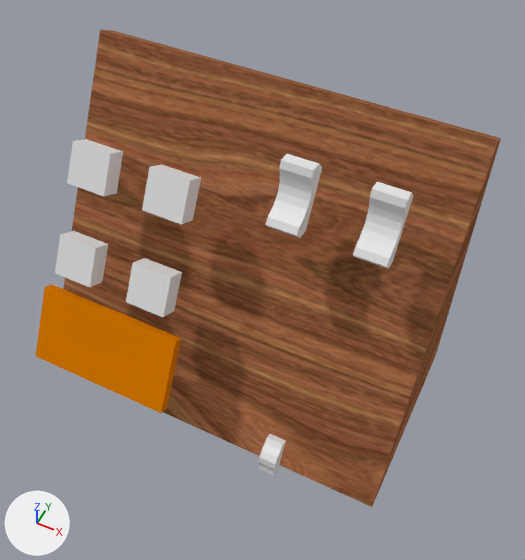
Renders of the Blender file Alex's blender files/MIXING DESK/CURRENT UNITY VERSION/Mixing Desk.blend from each side of a commit.
Camera for both pictures: a camera (50 mm lens) standing at (0.219, -0.405, 0.635) and looking at (0.03, -0.026, 0.161). Every picture has the same lights, and +X, +Y and +Z are marked at lower left.

Objects in the first picture: 'CENSOR BUTTON', 'MUTE BUTTON 1', 'MUTE BUTTON 2', 'MUTE BUTTON 3', 'MUTE BUTTON 4', 'broadcast volume slider', 'crossfade', 'master volume slider', 'wooden stand '.
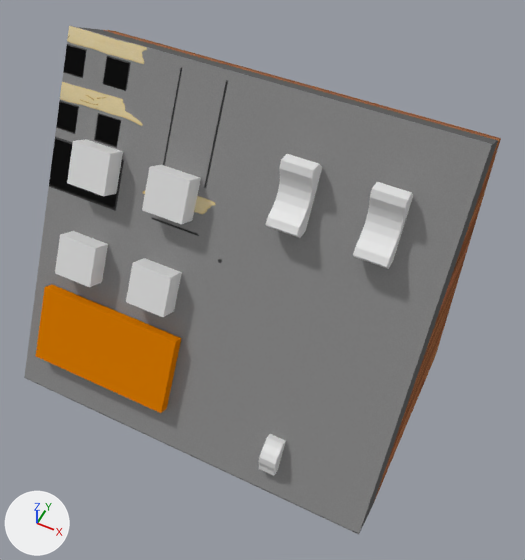
Patch to the scene script:
```diff
--- a/Alex's blender files/MIXING DESK/CURRENT UNITY VERSION/Mixing Desk.blend.py
+++ b/Alex's blender files/MIXING DESK/CURRENT UNITY VERSION/Mixing Desk.blend.py
@@ me_cube_020 @@
 me_cube_020.from_pydata(...)  # 8 vertices, 6 faces; spans x -2.72..2.64, y -1.26..1.32, z -2.23..2.2
 # used by ob_face_plate; parent = ob_unit; location = (0.00537, -0.0603, 0.179); scale = (0.0662, 0.0662, 0.0662)
+# me_cube_020 part 1: texture (UV) coordinates of 6 of 6 faces, centred in x -2.72..2.64, y -1.24..1.31, z -2.22..2.19, changed; they spanned u 0.0..0.82, v 0.0..1.0 and now span u 0.05..1.5, v -0.84..0.91
 me_cube_020.materials.append(mat_normal_map)
@@ ob_body @@
 ob_body.scale = (0.0662, 0.0662, 0.0662)
-ob_body.hide_viewport = True
@@ ob_face_plate @@
 ob_face_plate.scale = (0.0662, 0.0662, 0.0662)
-ob_face_plate.hide_viewport = True
```

What differs and where, as boxes (x1, y1, x2, y2) in the pictures (525 x 560 px):
'face plate', shown
    after: (24, 26, 492, 534)
'body', shown
    after: (24, 27, 498, 534)
'wooden stand ', unchanged, covered by the edit
    before: (63, 30, 501, 507)
    after: (104, 30, 501, 504)
